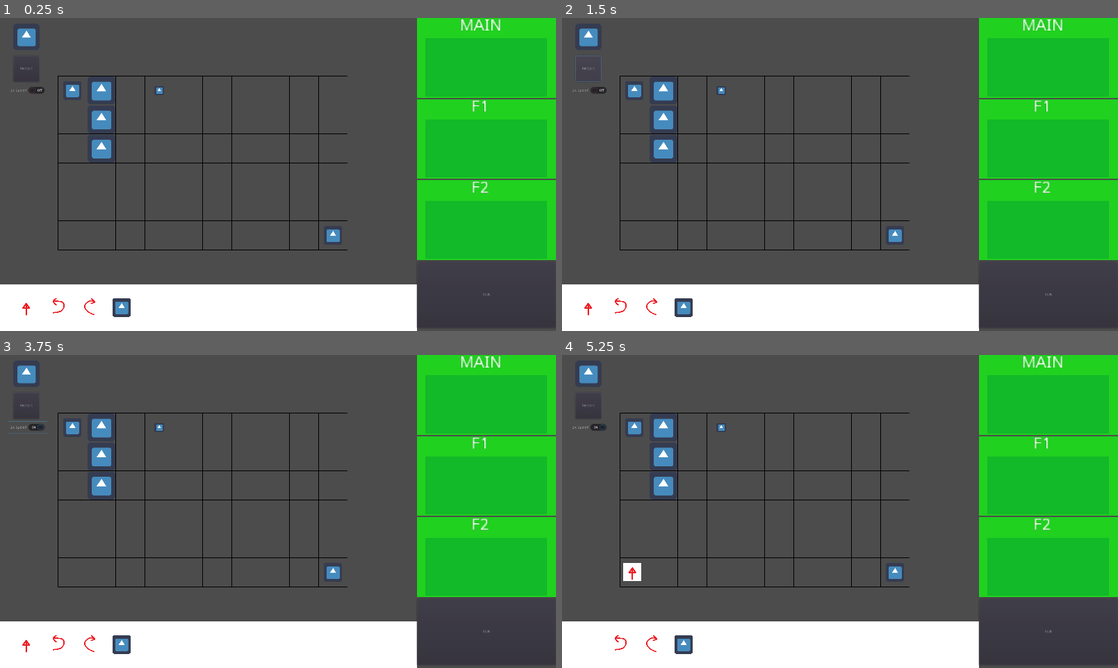
Above: before the commit, frames 1-4 (two rows, left to right).
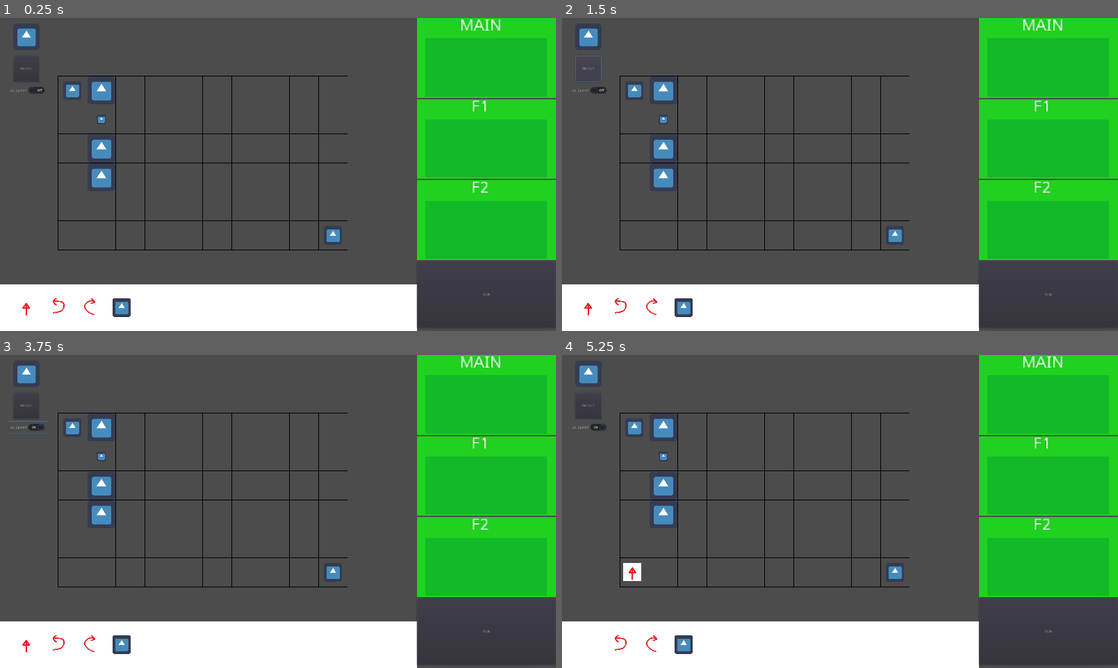
Above: after the commit, the same moments.

Repository: The-Koopalings/Flee_The_Factory
Game: Godot game, scene res://Scenes/Levels/ProofOfConcept.tscn
Two runs of this game, one before a commit and one after it. Both use one fixed random seed, a clock stepped at 60 frames per second and the inputs below. The engine's default icon, where the game draws it, is replaced by a stand-in: a white triangle on a blue panel in a dark square.
Inputs (mouse positions are in pixels of both pictures, inside the frame that each line leads up to):
- Up to frame 1 (0.25 s): no input
- Up to frame 2 (1.5 s): click "RUN" at 0.5 s; click "Restart" at 1.25 s
- Up to frame 3 (3.75 s): click "Restart" at 2 s; click "Restart" at 2.75 s; click "2x Speed" at 3.5 s
- Up to frame 4 (5.25 s): click (589, 373) at 4.25 s; tap Enter at 5 s; drag from (589, 642) to (723, 426) at 5.02 s

The runs differ from the first frame. In frame 1, 0.4% of the frame differs, in the area x 16-30%, y 22-55%; in frame 2, 0.4%; in frame 3, 0.4%; in frame 4, 0.4%.

Commit message:
Added delay between codeblock executions + minor changes to PoC grid

Diff:
--- a/Scripts/Level_Components/IDE.gd
+++ b/Scripts/Level_Components/IDE.gd
@@ -28,3 +28,4 @@
 
 	for block in code:
 		block.emitSignal()
+		yield(get_tree().create_timer(0.25, false), "timeout")
--- a/Scripts/Levels/ProofOfConcept.gd
+++ b/Scripts/Levels/ProofOfConcept.gd
@@ -28,10 +28,10 @@
 #NOTE: This script assumes the children of Grid are placed in the order they will be read (left to right, top to bottom).
 #Useful for easier editing of levels and for level editors in the future
 var grid = [
-	'R','O',' ','B',' ',' ',' ',' ',' ',' ',
+	'R','O',' ',' ',' ',' ',' ',' ',' ',' ',
 	' ','O',' ',' ',' ',' ',' ',' ',' ',' ',
 	' ','O',' ',' ',' ',' ',' ',' ',' ',' ',
-	' ',' ',' ',' ',' ',' ',' ',' ',' ',' ',
+	' ','B',' ',' ',' ',' ',' ',' ',' ',' ',
 	' ',' ',' ',' ',' ',' ',' ',' ',' ',' ',
 	' ',' ',' ',' ',' ',' ',' ',' ',' ','D',
 ]
@@ -50,7 +50,7 @@
 	for tile in grid:
 		if tile != ' ':
 			node = Grid.get_child(2 + childIndex)
-			print(node.name)
+
 			childIndex += 1
 			#!!!!!!!!!!!!!!!!!!!!!!!!!!!!!!!!!!!
 			#TODO: Change the 200 to reference Grid once we add in a variable in it to tell us where the grid starts
@@ -72,6 +72,7 @@
 	#If win con, then open door
 	if B0_Pressed == true:
 		emit_signal("openDoor")
+		B0_Pressed = false #So console doesn't get spammed at the end
 
 
 
